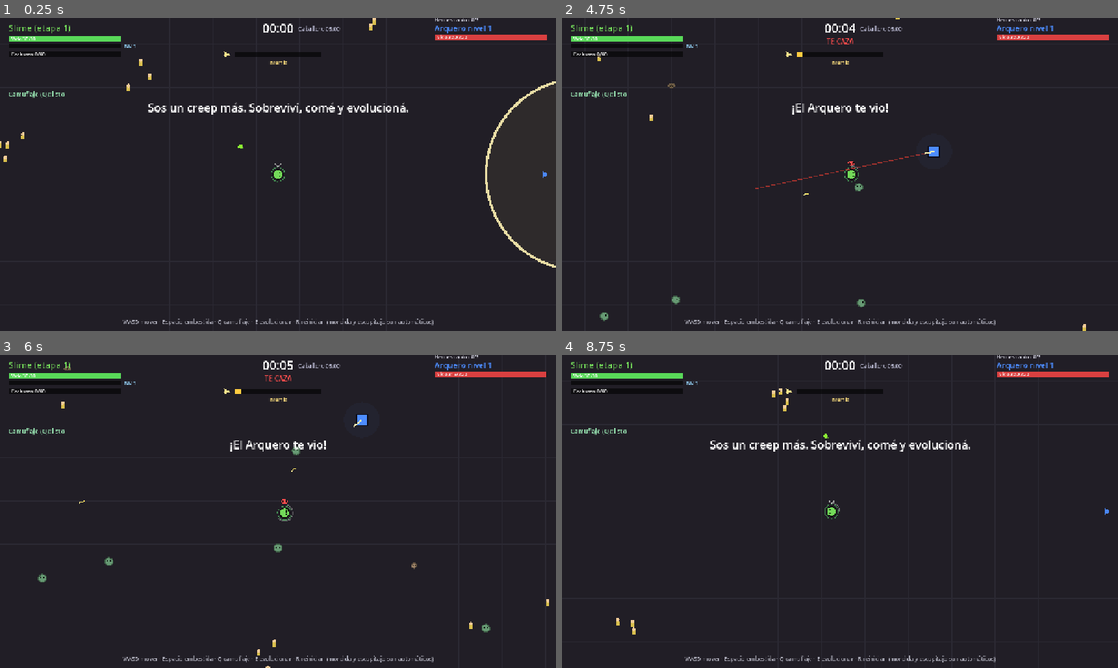
Above: before the commit, frames 1-4 (two rows, left to right).
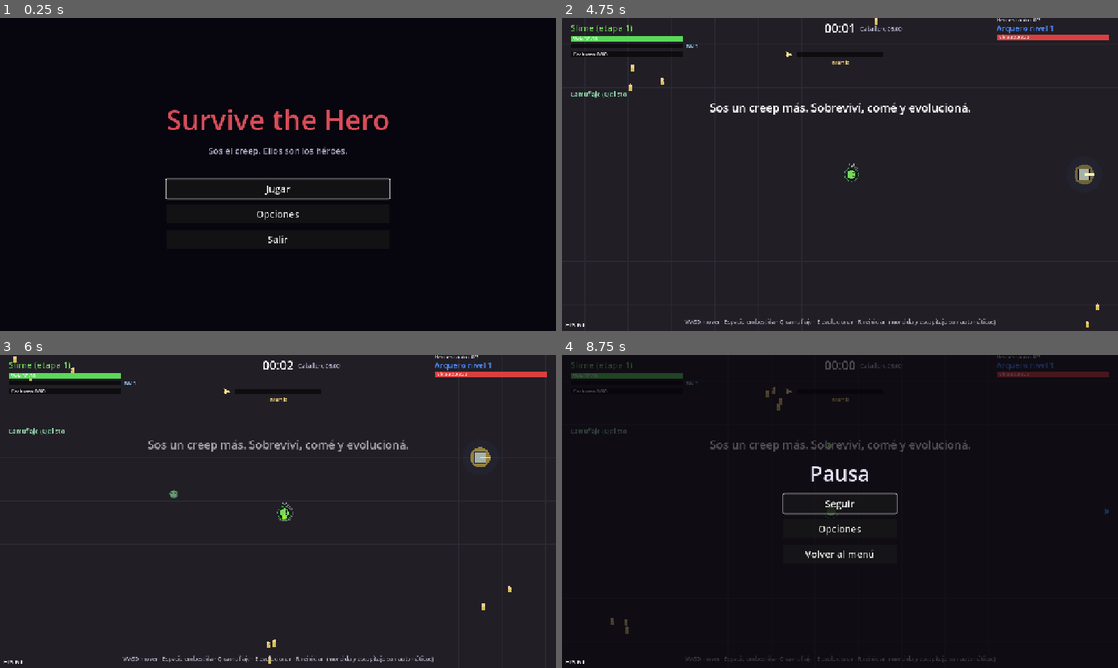
Above: after the commit, the same moments.

Repository: FedeOsorio/survive-the-hero
Game: Godot game, scene res://scenes/menu.tscn
The game is run twice, just before and just after one commit, with the same random seed, the same clock (stepped at 60 frames per second) and the same inputs. Before the commit the project starts from res://scenes/main.tscn.
Inputs (mouse positions are in pixels of both pictures, inside the frame that each line leads up to):
- Up to frame 1 (0.25 s): no input
- Up to frame 2 (4.75 s): click (840, 215) at 0.5 s, where only the run after the commit has a clickable "Opciones"; click (617, 55) at 1.25 s, where only the run after the commit has a clickable "Pantalla completa"; click (617, 146) at 2 s, where only the run after the commit has a clickable "Mostrar FPS"; click (617, 171) at 2.75 s, where only the run after the commit has a clickable "Volver"; click (840, 190) at 3.5 s, where only the run after the commit has a clickable "Jugar"; move the mouse to (962, 158) at 4.27 s; hold D (move_right) from 4.28 s (still down); tap Space (dash) at 4.35 s; click (962, 158) at 4.42 s
- Up to frame 3 (6 s): move the mouse to (166, 527) at 5.02 s; release D (move_right) at 5.03 s; hold S (move_down) 5.03-5.78 s; tap 1 (pick_1) at 5.1 s; click (166, 527) at 5.17 s; move the mouse to (333, 442) at 5.77 s; hold D (move_right) from 5.78 s (still down); tap 2 (pick_2) at 5.85 s; click (333, 442) at 5.92 s
- Up to frame 4 (8.75 s): move the mouse to (812, 574) at 6.52 s; release D (move_right) at 6.53 s; hold W (move_up) 6.53-7.28 s; tap 3 (pick_3) at 6.6 s; click (812, 574) at 6.67 s; move the mouse to (1006, 558) at 7.27 s; hold A (move_left) from 7.28 s (still down); tap Q (stealth) at 7.35 s; click (1006, 558) at 7.42 s; tap R (restart) at 7.9 s; move the mouse to (673, 464) at 8.02 s; tap Shift at 8.1 s; click (673, 464) at 8.17 s; tap Escape (ui_cancel) at 8.65 s

The runs differ from the first frame. In frame 1, 92% of the frame differs, in the area x 0-100%, y 0-100%; in frame 2, 1.4%; in frame 3, 1.4%; in frame 4, 5.9%.

Commit message:
Tanda S1: menú principal, pausa, opciones y botones de la pantalla final
Claude-Session: https://claude.ai/code/session_0131SmXs6jCLqLr1EGxSzfTS

Diff:
--- a/project.godot
+++ b/project.godot
@@ -11,8 +11,12 @@
 [application]
 
 config/name="Survive the Hero"
-run/main_scene="res://scenes/main.tscn"
+run/main_scene="res://scenes/menu.tscn"
 config/features=PackedStringArray("4.7", "GL Compatibility")
+
+[autoload]
+
+Settings="*res://scripts/settings.gd"
 
 [display]
 
--- /dev/null
+++ b/scenes/menu.tscn
@@ -0,0 +1,12 @@
+[gd_scene load_steps=2 format=3]
+
+[ext_resource type="Script" path="res://scripts/menu.gd" id="1"]
+
+[node name="Menu" type="Control"]
+layout_mode = 3
+anchors_preset = 15
+anchor_right = 1.0
+anchor_bottom = 1.0
+grow_horizontal = 2
+grow_vertical = 2
+script = ExtResource("1")
--- a/scripts/main.gd
+++ b/scripts/main.gd
@@ -18,6 +18,7 @@
 const Infamy := preload("res://scripts/infamy.gd")
 const Arena := preload("res://scripts/arena.gd")
 const Hud := preload("res://scripts/hud.gd")
+const Pause := preload("res://scripts/pause.gd")
 
 const GRID_CELL := 64.0
 
@@ -110,6 +111,9 @@
 	hud = Hud.new()
 	hud.world = self
 	add_child(hud)
+	var pause := Pause.new()
+	pause.world = self
+	add_child(pause)
 	hud.banner("Sos un creep más. Sobreviví, comé y evolucioná.")
 
 
@@ -473,7 +477,7 @@
 	_add_action("pick_1", [KEY_1, KEY_KP_1], [], [JOY_BUTTON_X])
 	_add_action("pick_2", [KEY_2, KEY_KP_2], [], [JOY_BUTTON_A])
 	_add_action("pick_3", [KEY_3, KEY_KP_3], [], [JOY_BUTTON_B])
-	_add_action("restart", [KEY_R], [], [JOY_BUTTON_START])
+	_add_action("restart", [KEY_R], [], [JOY_BUTTON_BACK]) # Start pausa (Settings)
 
 
 func _add_action(action: String, keys: Array, axes: Array, buttons: Array) -> void:
--- /dev/null
+++ b/scripts/menu.gd
@@ -0,0 +1,41 @@
+extends Control
+## Menú principal (escena inicial): título, Jugar, Opciones, Salir y el mejor
+## resultado guardado en user://records.cfg. Se maneja con mouse, teclado o joystick.
+
+const UI := preload("res://scripts/ui.gd")
+const Records := preload("res://scripts/records.gd")
+const OptionsMenu := preload("res://scripts/options_menu.gd")
+const GAME_SCENE := "res://scenes/main.tscn"
+
+var _play: Button
+
+
+func _ready() -> void:
+	get_tree().paused = false
+	set_anchors_preset(Control.PRESET_FULL_RECT)
+	add_child(UI.backdrop(1.0))
+	var box := UI.column(self)
+	box.add_child(UI.label("Survive the Hero", 64, Color(0.85, 0.3, 0.35)))
+	box.add_child(UI.label("Sos el creep. Ellos son los héroes.", 20, Color(0.7, 0.68, 0.78)))
+	var gap := Control.new()
+	gap.custom_minimum_size = Vector2(0, 24)
+	box.add_child(gap)
+	_play = UI.button("Jugar", _on_play)
+	box.add_child(_play)
+	var options := UI.button("Opciones", _on_options)
+	box.add_child(options)
+	box.add_child(UI.button("Salir", get_tree().quit))
+	var rec := Records.best()
+	if not rec.is_empty():
+		box.add_child(UI.label("Mejor resultado: " + Records.describe(rec), 18, Color(0.75, 0.72, 0.6)))
+	_play.grab_focus.call_deferred()
+
+
+func _on_play() -> void:
+	get_tree().change_scene_to_file(GAME_SCENE)
+
+
+func _on_options() -> void:
+	var opts := OptionsMenu.new()
+	opts.closed.connect(get_viewport().gui_get_focus_owner().grab_focus)
+	add_child(opts)
--- /dev/null
+++ b/scripts/options_menu.gd
@@ -0,0 +1,59 @@
+extends Control
+## Pantalla de Opciones (desde el menú principal o la pausa): pantalla completa,
+## volumen general y de efectos, mostrar FPS. Cada cambio se guarda al instante
+## en el autoload Settings. Volver o Esc la cierra y emite "closed".
+
+signal closed
+
+const UI := preload("res://scripts/ui.gd")
+
+var _first: Control
+
+
+func _ready() -> void:
+	process_mode = Node.PROCESS_MODE_ALWAYS
+	set_anchors_preset(Control.PRESET_FULL_RECT)
+	add_child(UI.backdrop(0.92))
+	var box := UI.column(self)
+	box.add_child(UI.label("Opciones", 40))
+	_first = _toggle(box, "Pantalla completa", "fullscreen")
+	_slider(box, "Volumen general", "volume_master")
+	_slider(box, "Volumen de efectos", "volume_sfx")
+	_toggle(box, "Mostrar FPS", "show_fps")
+	box.add_child(UI.button("Volver", _close))
+	_first.grab_focus.call_deferred()
+
+
+func _toggle(box: Control, text: String, key: String) -> CheckButton:
+	var c := CheckButton.new()
+	c.text = text
+	c.button_pressed = Settings.get_option(key)
+	c.add_theme_font_size_override("font_size", 22)
+	c.toggled.connect(func(on: bool): Settings.set_option(key, on))
+	c.mouse_entered.connect(c.grab_focus)
+	box.add_child(c)
+	return c
+
+
+func _slider(box: Control, text: String, key: String) -> void:
+	box.add_child(UI.label(text, 18))
+	var s := HSlider.new()
+	s.min_value = 0.0
+	s.max_value = 1.0
+	s.step = 0.1
+	s.value = Settings.get_option(key)
+	s.custom_minimum_size = Vector2(260, 24)
+	s.value_changed.connect(func(v: float): Settings.set_option(key, v))
+	s.mouse_entered.connect(s.grab_focus)
+	box.add_child(s)
+
+
+func _unhandled_input(event: InputEvent) -> void:
+	if event.is_action_pressed("ui_cancel") or event.is_action_pressed("pause"):
+		get_viewport().set_input_as_handled()
+		_close()
+
+
+func _close() -> void:
+	closed.emit()
+	queue_free()
--- /dev/null
+++ b/scripts/pause.gd
@@ -0,0 +1,112 @@
+extends CanvasLayer
+## Pausa y botones de la pantalla final. Esc o Start pausa (no con la elección de
+## mutación abierta ni durante el amanecer): Seguir, Opciones, Volver al menú.
+## Al terminar la partida guarda el récord y suma Reintentar y Menú junto a Copiar tabla.
+
+const UI := preload("res://scripts/ui.gd")
+const Records := preload("res://scripts/records.gd")
+const OptionsMenu := preload("res://scripts/options_menu.gd")
+const MENU_SCENE := "res://scenes/menu.tscn"
+
+var world
+var _panel: Control
+var _options: Control
+var _resume: Button
+var _was_paused := false
+var _ended := false
+
+
+func _ready() -> void:
+	layer = 10
+	process_mode = Node.PROCESS_MODE_ALWAYS
+
+
+func _unhandled_input(event: InputEvent) -> void:
+	if not event.is_action_pressed("pause") or _options:
+		return
+	if _panel:
+		get_viewport().set_input_as_handled()
+		_on_resume()
+	elif world.running and not world.escaping and world.player.pending_choices.is_empty():
+		get_viewport().set_input_as_handled()
+		_open()
+
+
+func _process(_delta: float) -> void:
+	if _panel:
+		get_tree().paused = true # nada de la partida la despausa mientras está abierta
+	if not _ended and not world.running:
+		_ended = true
+		_show_end_buttons()
+
+
+func _open() -> void:
+	_was_paused = get_tree().paused
+	get_tree().paused = true
+	_panel = Control.new()
+	_panel.set_anchors_preset(Control.PRESET_FULL_RECT)
+	_panel.add_child(UI.backdrop(0.7))
+	add_child(_panel)
+	var box := UI.column(_panel)
+	box.add_child(UI.label("Pausa", 48))
+	_resume = UI.button("Seguir", _on_resume)
+	box.add_child(_resume)
+	box.add_child(UI.button("Opciones", _on_options))
+	box.add_child(UI.button("Volver al menú", _to_menu))
+	_resume.grab_focus()
+
+
+func _on_resume() -> void:
+	_panel.queue_free()
+	_panel = null
+	get_tree().paused = _was_paused
+
+
+func _on_options() -> void:
+	_options = OptionsMenu.new()
+	_options.closed.connect(func():
+		_options = null
+		_resume.grab_focus())
+	add_child(_options)
+
+
+func _retry() -> void:
+	get_tree().paused = false
+	get_tree().reload_current_scene()
+
+
+func _to_menu() -> void:
+	get_tree().paused = false
+	get_tree().change_scene_to_file(MENU_SCENE)
+
+
+func _show_end_buttons() -> void:
+	if world.sim_mode:
+		return
+	var record := Records.submit(world.result, world.elapsed)
+	var root := Control.new()
+	root.set_anchors_preset(Control.PRESET_FULL_RECT)
+	root.mouse_filter = Control.MOUSE_FILTER_IGNORE
+	add_child(root)
+	var size: Vector2 = root.get_viewport_rect().size
+	# Copiar tabla (hud.gd) ocupa el centro de esta fila: x ± 70, y = alto − 70.
+	var retry := _small_button(root, "Reintentar", Vector2(size.x * 0.5 - 250, size.y - 70), _retry)
+	var menu := _small_button(root, "Menú", Vector2(size.x * 0.5 + 90, size.y - 70), _to_menu)
+	retry.focus_neighbor_right = retry.get_path_to(menu)
+	menu.focus_neighbor_left = menu.get_path_to(retry)
+	if record:
+		var l := UI.label("¡Nuevo récord!", 20, Color(1, 0.85, 0.3))
+		l.position = Vector2(size.x * 0.5 - 100, size.y - 104)
+		l.size = Vector2(200, 28)
+		root.add_child(l)
+	retry.grab_focus()
+
+
+func _small_button(root: Control, text: String, pos: Vector2, on_press: Callable) -> Button:
+	var b := UI.button(text, on_press)
+	b.custom_minimum_size = Vector2(160, 32)
+	b.add_theme_font_size_override("font_size", 18)
+	b.position = pos
+	b.size = Vector2(160, 32)
+	root.add_child(b)
+	return b
--- /dev/null
+++ b/scripts/records.gd
@@ -0,0 +1,42 @@
+extends RefCounted
+## Récord del jugador en user://records.cfg: el resultado más alto de la escalera
+## (derrota < escape < victoria < total) y su tiempo. A igual resultado gana el tiempo
+## más largo si perdiste o escapaste, y el más corto si ganaste.
+
+const PATH := "user://records.cfg"
+const LADDER := ["derrota", "escape", "victoria", "total"]
+const NAMES := {"derrota": "Derrota", "escape": "Victoria por escape", "victoria": "Victoria", "total": "Victoria total"}
+
+
+## {"result": String, "time": float}, o vacío si todavía no hay récord.
+static func best() -> Dictionary:
+	var cfg := ConfigFile.new()
+	if cfg.load(PATH) != OK or not cfg.has_section_key("best", "result"):
+		return {}
+	return {"result": cfg.get_value("best", "result"), "time": float(cfg.get_value("best", "time", 0.0))}
+
+
+## Guarda el resultado si es mejor que el récord. Devuelve true si lo es.
+static func submit(result: String, time: float) -> bool:
+	var rank := LADDER.find(result)
+	if rank < 0:
+		return false
+	var old := best()
+	if not old.is_empty():
+		var old_rank := LADDER.find(old.result)
+		if rank < old_rank:
+			return false
+		if rank == old_rank:
+			var faster_wins := rank >= 2
+			if (faster_wins and time >= old.time) or (not faster_wins and time <= old.time):
+				return false
+	var cfg := ConfigFile.new()
+	cfg.set_value("best", "result", result)
+	cfg.set_value("best", "time", time)
+	cfg.save(PATH)
+	return true
+
+
+static func describe(rec: Dictionary) -> String:
+	var t := int(rec.time)
+	return "%s (%d:%02d)" % [NAMES.get(rec.result, rec.result), t / 60, t % 60]
--- /dev/null
+++ b/scripts/settings.gd
@@ -0,0 +1,81 @@
+extends CanvasLayer
+## Autoload "Settings": opciones del jugador (pantalla completa, volumen general y de
+## efectos, mostrar FPS). Se leen de user://options.cfg al abrir el juego, se aplican
+## y se guardan apenas cambian. También dibuja el contador de FPS.
+
+const PATH := "user://options.cfg"
+const DEFAULTS := {"fullscreen": false, "volume_master": 1.0, "volume_sfx": 1.0, "show_fps": false}
+const SFX_BUS := "Efectos"
+
+var values := DEFAULTS.duplicate()
+var _fps: Label
+
+
+func _ready() -> void:
+	layer = 100
+	process_mode = Node.PROCESS_MODE_ALWAYS
+	if AudioServer.get_bus_index(SFX_BUS) < 0:
+		AudioServer.add_bus()
+		AudioServer.set_bus_name(AudioServer.bus_count - 1, SFX_BUS)
+	_add_pause_action()
+	_fps = Label.new()
+	_fps.position = Vector2(8, 696)
+	_fps.add_theme_font_size_override("font_size", 14)
+	add_child(_fps)
+	var cfg := ConfigFile.new()
+	if cfg.load(PATH) == OK:
+		for key in DEFAULTS:
+			values[key] = cfg.get_value("options", key, DEFAULTS[key])
+	for key in values:
+		_apply(key)
+
+
+## Esc o Start: pausa en partida y "volver" en las pantallas de menú.
+func _add_pause_action() -> void:
+	if InputMap.has_action("pause"):
+		return
+	InputMap.add_action("pause")
+	var key := InputEventKey.new()
+	key.physical_keycode = KEY_ESCAPE
+	InputMap.action_add_event("pause", key)
+	var pad := InputEventJoypadButton.new()
+	pad.button_index = JOY_BUTTON_START
+	InputMap.action_add_event("pause", pad)
+
+
+func get_option(key: String):
+	return values.get(key, DEFAULTS.get(key))
+
+
+func set_option(key: String, value) -> void:
+	values[key] = value
+	_apply(key)
+	var cfg := ConfigFile.new()
+	for k in values:
+		cfg.set_value("options", k, values[k])
+	cfg.save(PATH)
+
+
+func _apply(key: String) -> void:
+	match key:
+		"fullscreen":
+			var mode := DisplayServer.WINDOW_MODE_FULLSCREEN if values.fullscreen else DisplayServer.WINDOW_MODE_WINDOWED
+			if DisplayServer.window_get_mode() != mode:
+				DisplayServer.window_set_mode(mode)
+		"volume_master":
+			_set_volume("Master", values.volume_master)
+		"volume_sfx":
+			_set_volume(SFX_BUS, values.volume_sfx)
+		"show_fps":
+			_fps.visible = values.show_fps
+
+
+func _set_volume(bus: String, linear: float) -> void:
+	var i := AudioServer.get_bus_index(bus)
+	AudioServer.set_bus_volume_db(i, linear_to_db(maxf(linear, 0.0001)))
+	AudioServer.set_bus_mute(i, linear <= 0.0)
+
+
+func _process(_delta: float) -> void:
+	if _fps.visible:
+		_fps.text = "FPS %d" % Engine.get_frames_per_second()
--- /dev/null
+++ b/scripts/ui.gd
@@ -0,0 +1,41 @@
+extends RefCounted
+## Piezas de interfaz compartidas por el menú, la pausa y las opciones:
+## fondo oscuro, columna centrada, títulos y botones con foco para teclado y joystick.
+
+
+static func backdrop(alpha: float) -> ColorRect:
+	var bg := ColorRect.new()
+	bg.color = Color(0.03, 0.02, 0.05, alpha)
+	bg.set_anchors_preset(Control.PRESET_FULL_RECT)
+	return bg
+
+
+## Columna centrada en pantalla; los hijos se agregan con add_child.
+static func column(parent: Control, separation: int = 14) -> VBoxContainer:
+	var center := CenterContainer.new()
+	center.set_anchors_preset(Control.PRESET_FULL_RECT)
+	parent.add_child(center)
+	var box := VBoxContainer.new()
+	box.add_theme_constant_override("separation", separation)
+	box.alignment = BoxContainer.ALIGNMENT_CENTER
+	center.add_child(box)
+	return box
+
+
+static func label(text: String, size: int, color := Color(0.9, 0.88, 0.95)) -> Label:
+	var l := Label.new()
+	l.text = text
+	l.horizontal_alignment = HORIZONTAL_ALIGNMENT_CENTER
+	l.add_theme_font_size_override("font_size", size)
+	l.add_theme_color_override("font_color", color)
+	return l
+
+
+static func button(text: String, on_press: Callable) -> Button:
+	var b := Button.new()
+	b.text = text
+	b.custom_minimum_size = Vector2(260, 44)
+	b.add_theme_font_size_override("font_size", 22)
+	b.pressed.connect(on_press)
+	b.mouse_entered.connect(b.grab_focus) # mouse y teclado comparten el resaltado
+	return b
Not shown, added: scripts/menu.gd.uid
Not shown, added: scripts/options_menu.gd.uid
Not shown, added: scripts/pause.gd.uid
Not shown, added: scripts/records.gd.uid
Not shown, added: scripts/settings.gd.uid
Not shown, added: scripts/ui.gd.uid
Not shown, changed: CLAUDE.md
Not shown, changed: README.md
